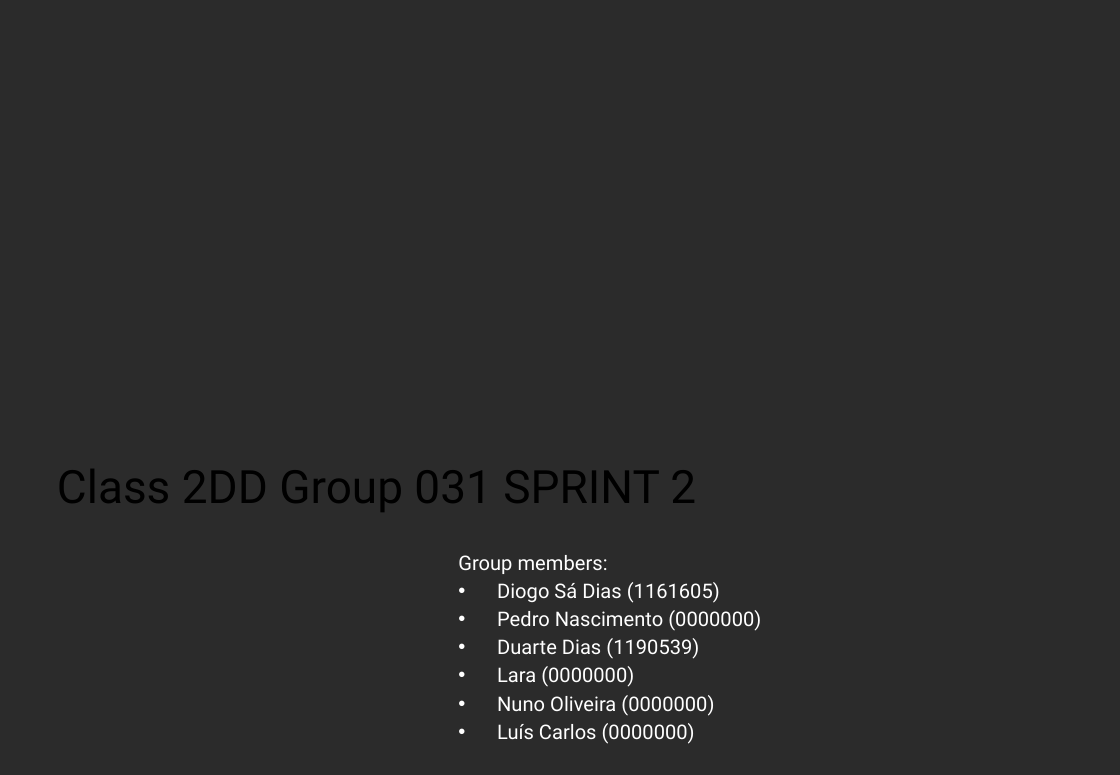
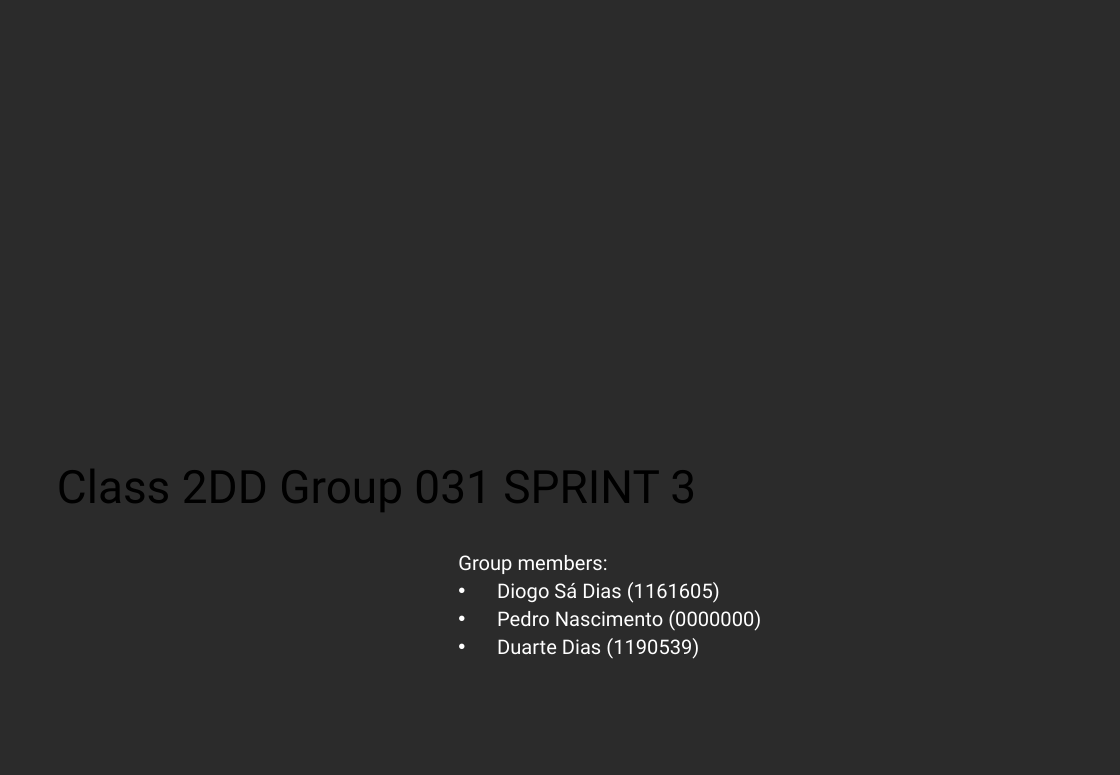
Before and after one commit to Diogosadias/LEI_PI_SEM3, a slide deck: slide 1 of docs/Sprint3/LAPR3 - Sprint 3 Status Report.pptx. Drawn at 1120x775 pixels with LibreOffice and Linux fonts; fonts in the diff are those of the drawing; background and template pictures are left out; a plain dark background stands for a picture behind light text. Boxes give left, top, right and bottom in pixels: in the first picture for what was removed or moved away, otherwise in the second. Text is boxed around its words. In the diff, an @@ line names an element or a change of style, - is before the commit and + after.

```diff
--- a/docs/Sprint3/LAPR3 - Sprint 3 Status Report.pptx
+++ b/docs/Sprint3/LAPR3 - Sprint 3 Status Report.pptx
@@ title at box(57, 469, 696, 512): text changed @@
-Class 2DD Group 031 SPRINT 2
+Class 2DD Group 031 SPRINT 3
@@ text at box(497, 666, 714, 744): paragraphs removed @@
-• Lara (0000000)
-• Nuno Oliveira (0000000)
-• Luís Carlos (0000000)
```
Also in this commit, not shown: 6 other slides changed, 1 slide added.
